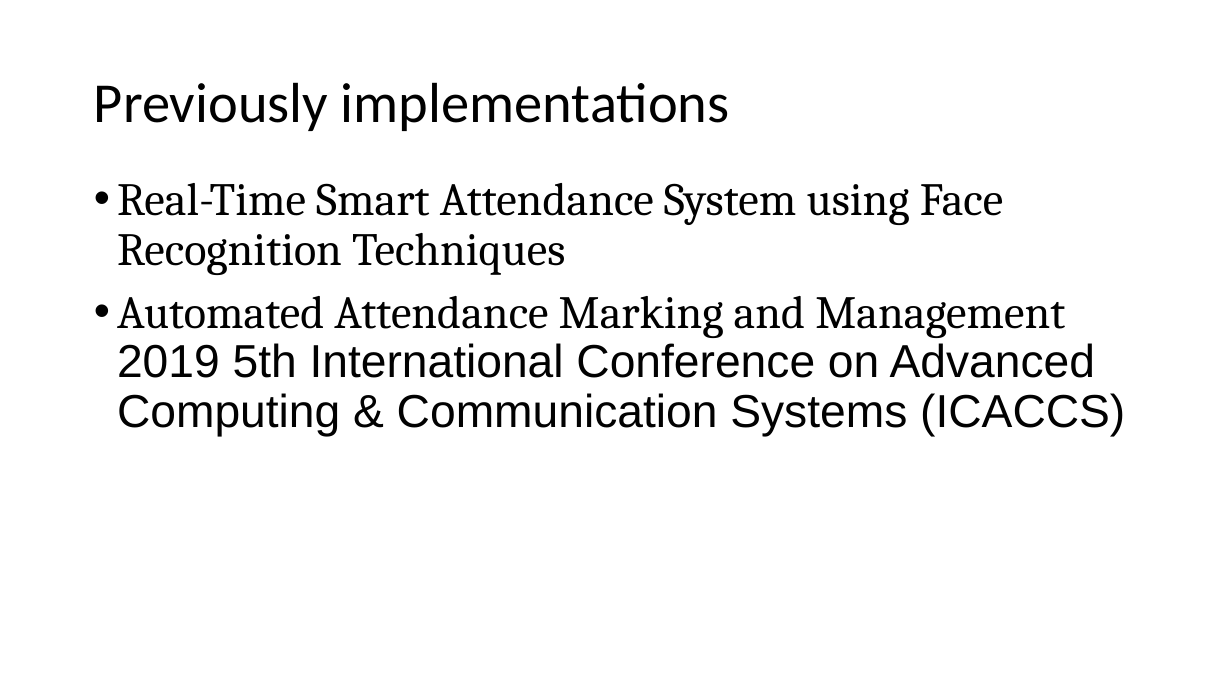
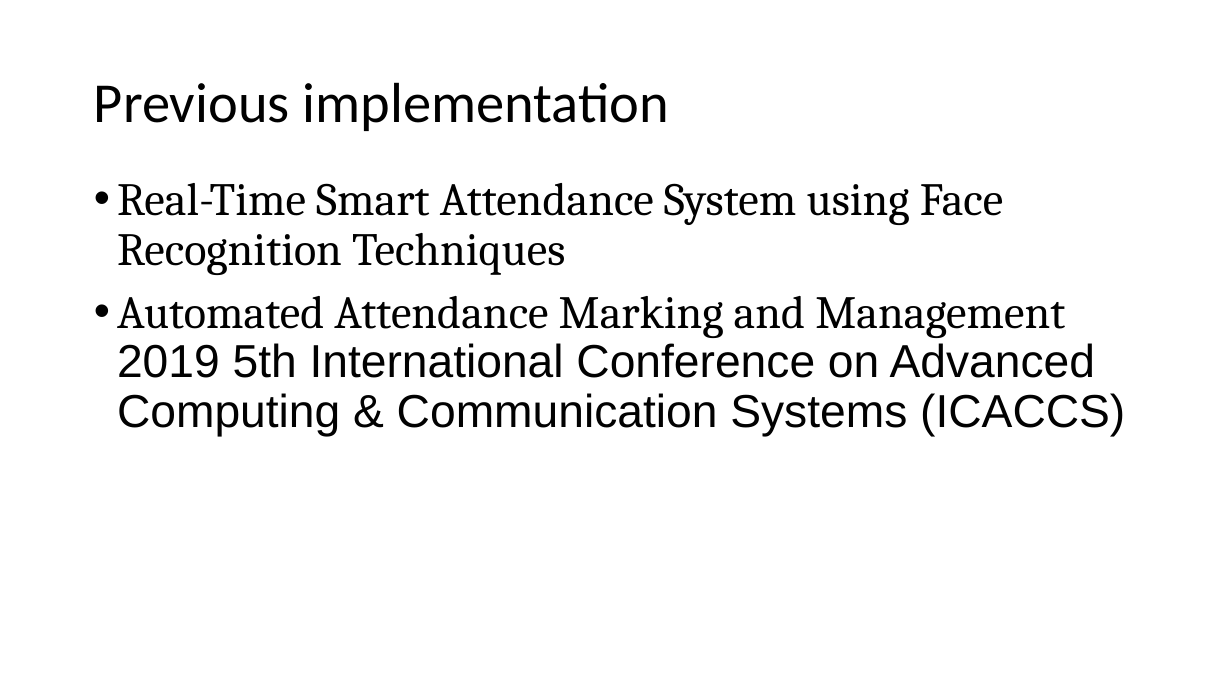
Before and after one commit to Chandru-crypted/Attendance_system_using_facial_recognition, a slide deck: slide 10 of Problem statement.pptx. Drawn at 1232x693 pixels with LibreOffice and Linux fonts; fonts in the diff are those of the drawing. Boxes give left, top, right and bottom in pixels: in the first picture for what was removed or moved away, otherwise in the second. Text is boxed around its words. In the diff, an @@ line names an element or a change of style, - is before the commit and + after.

```diff
--- a/Problem statement.pptx
+++ b/Problem statement.pptx
@@ title at [94, 82, 669, 131]: text changed @@
-Previously implementations
+Previous implementation
```
Also in this commit, not shown: 1 other file.
